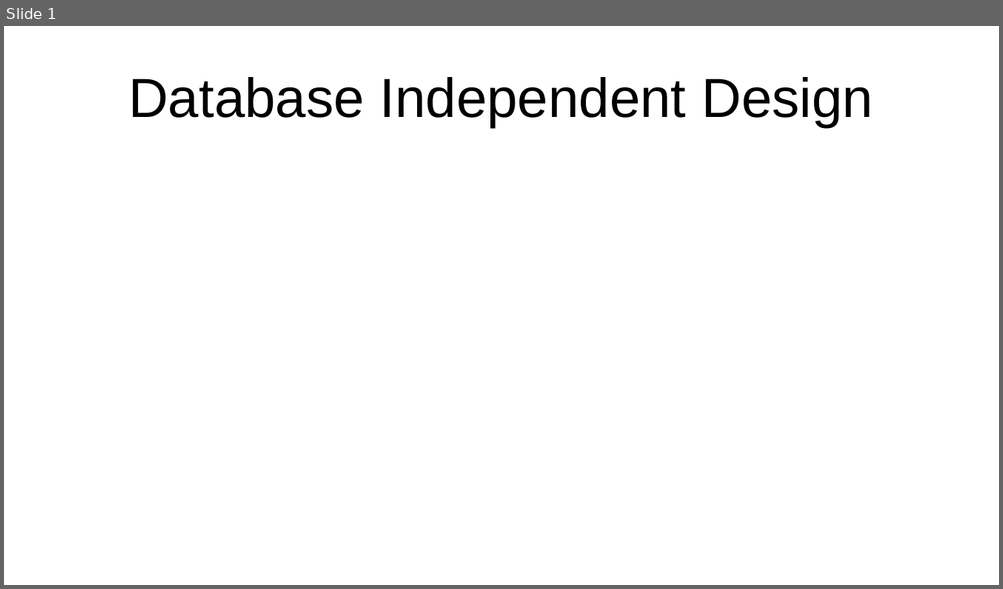
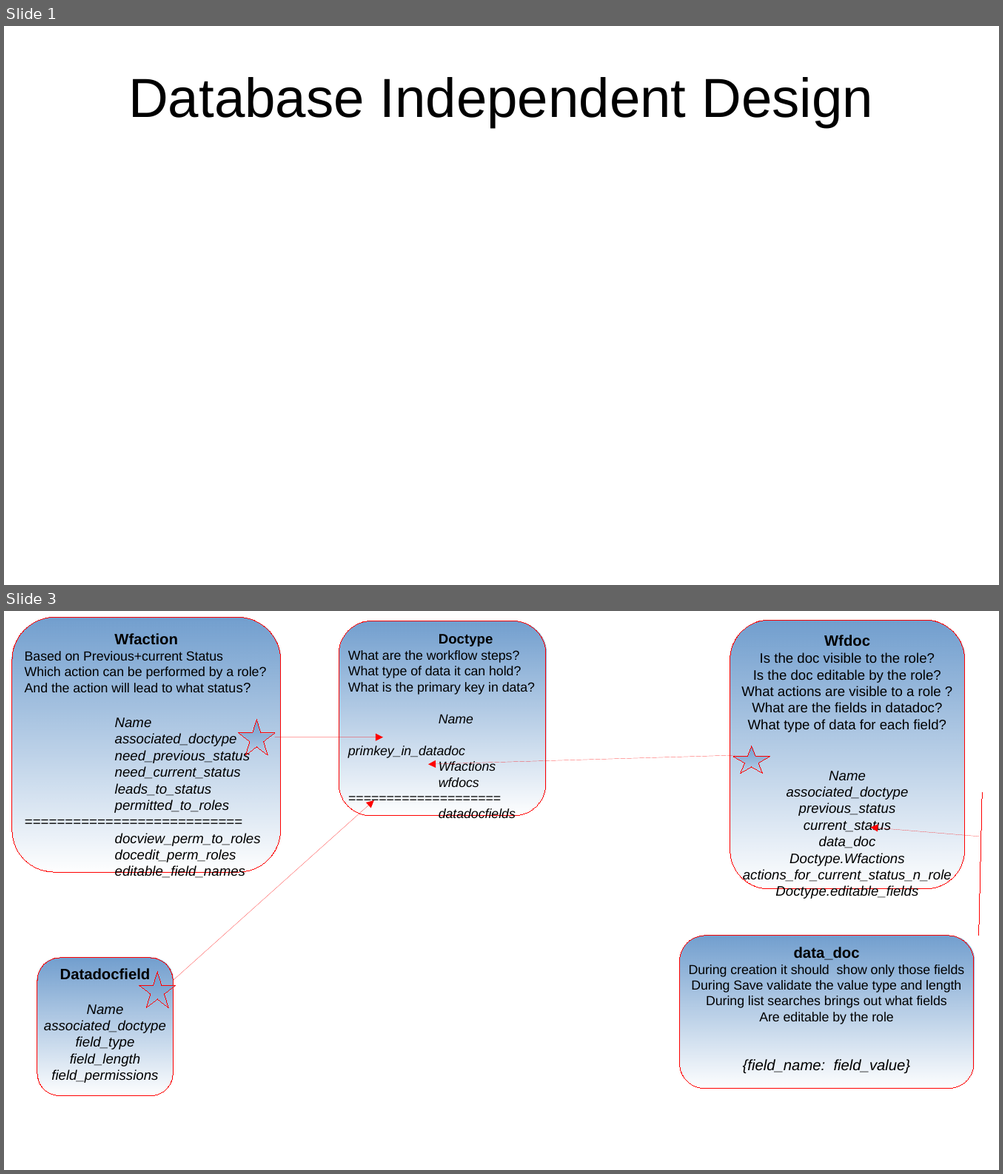
Before and after one commit to BhujayKumarBhatta/flexflow, a slide deck: docs/DID.odp. Shown one above the other, each under a label of ours: slide 1 before the commit, slides 1 and 3 after it; the slides between them are not shown. The pictures are 1003x589 and 1003x1174 pixels, drawn with LibreOffice and Linux fonts; fonts in the diff are those of the drawing. Boxes give left, top, right and bottom in pixels: in the first picture for what was removed or moved away, otherwise in the second. Text is boxed around its words. In the diff, an @@ line names an element or a change of style, - is before the commit and + after.

```diff
--- a/docs/DID.odp
+++ b/docs/DID.odp
@@ slide 3 added at <box>4,611,999,1170</box>, background #FFFFFF @@
@@ rounded rectangle added at <box>12,618,280,873</box>, fill gradient #729FCF, outline #FF0000 0 pt, 11 pt, text #000000, italic @@
+Wfaction
+Based on Previous+current Status
+Which action can be performed by a role?
+And the action will lead to what status?
+Name
+associated_doctype
+need_previous_status
+need_current_status
+leads_to_status
+permitted_to_roles
+===========================
+docview_perm_to_roles
+docedit_perm_roles
+editable_field_names
@@ rounded rectangle added at <box>338,621,546,816</box>, fill gradient #729FCF, outline #FF0000 0 pt, 10.5 pt, text #000000 @@
+Doctype
+What are the workflow steps?
+What type of data it can hold?
+What is the primary key in data?
+Name
+primkey_in_datadoc
+Wfactions
+wfdocs
+====================
+datadocfields
@@ freeform shape added at <box>730,620,965,889</box>, fill gradient #729FCF, outline #FF0000 0 pt, 11 pt, text #000000 @@
+Wfdoc
+Is the doc visible to the role?
+Is the doc editable by the role?
+What actions are visible to a role ?
+What are the fields in datadoc?
+What type of data for each field?
+Name
+associated_doctype
+previous_status
+current_status
+data_doc
+Doctype.Wfactions
+actions_for_current_status_n_role
+Doctype.editable_fields
@@ star added at <box>239,719,275,755</box>, fill gradient #729FCF, outline #FF0000 0 pt @@
@@ arrow added from (275, 738) to (383, 738), #FF0000 0 pt @@
@@ arrow added from (735, 755) to (428, 764), #FF0000 0 pt @@
@@ star added at <box>733,746,769,774</box>, fill gradient #729FCF, outline #FF0000 0 pt @@
@@ arrow added from (173, 981) to (374, 800), #FF0000 0 pt @@
@@ line added from (982, 792) to (979, 936), #FF0000 0 pt @@
@@ arrow added from (979, 837) to (871, 828), #FF0000 0 pt @@
@@ rounded rectangle added at <box>680,936,974,1089</box>, fill gradient #729FCF, outline #FF0000 0 pt, 10.5 pt, text #000000 @@
+data_doc
+During creation it should show only those fields
+During Save validate the value type and length
+During list searches brings out what fields
+Are editable by the role
+{field_name: field_value}
@@ freeform shape added at <box>37,959,173,1096</box>, fill gradient #729FCF, outline #FF0000 0 pt, 11 pt, text #000000, italic @@
+Datadocfield
+Name
+associated_doctype
+field_type
+field_length
+field_permissions
@@ star added at <box>139,972,176,1008</box>, fill gradient #729FCF, outline #FF0000 0 pt @@
```
Also in this commit, not shown: 1 slide changed, 2 other files.
